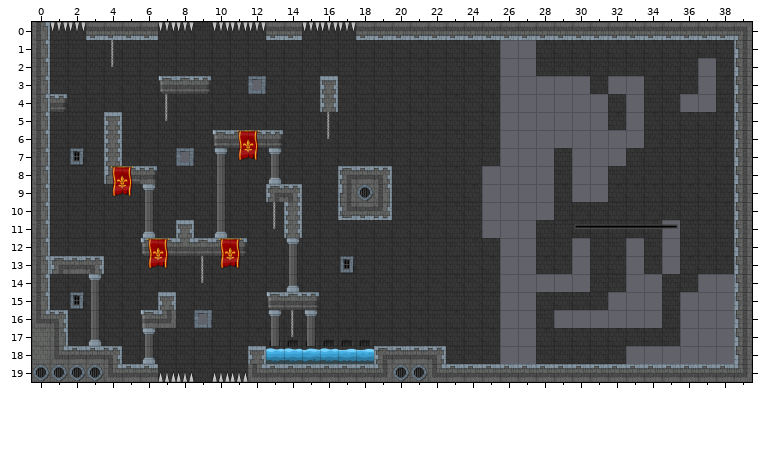
Two versions of a level (Tiled map, assets/tilemaps/source/joust-alpha-1a.tmx). The picture above was drawn from the file before the commit.
Cells are 64x64 px. Shown: x 0..39, y 0..19.
After the commit:
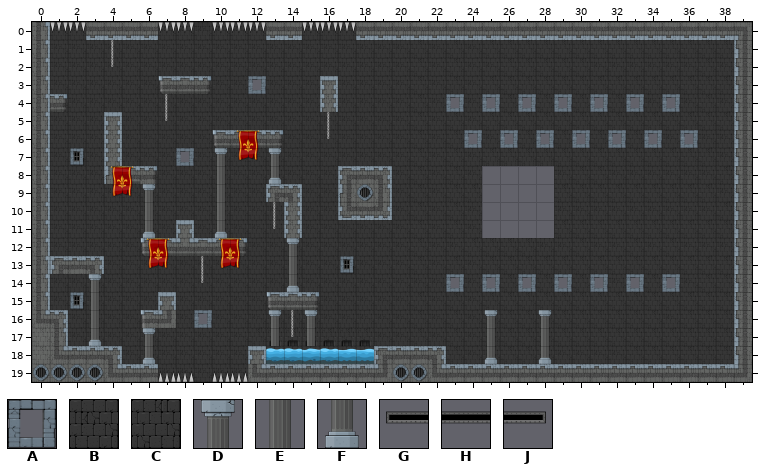
Key: from "skin1-tileset": A 39, B 64, C 80, D 101, E 117, F 133, G 181, H 182, J 183.
_ is an empty cell.
Changes in this commit:
Layer "bg":
The author put tile B in row 4 at x 36.
Tile B becomes tile C in row 18 at x 28.
The author put tile C in row 1 at x 26 to 27; in row 2 at x 26 to 27 and 37; in row 3 at x 26 to 30, 32 to 33 and 37; in row 4 at x 26, 28, 30 and 37; in row 5 at x 26 to 31 and 33; in row 6 at x 27, 29, 31 and 33.
The author put tile C in row 7 at x 26 to 28 and 30 to 32; in rows 8 to 9 at x 30 to 31; in row 11 at x 35; in rows 12 to 13 at x 26 to 27, 30, 33 and 35; in row 14 at x 26, 28, 30, 34 and 37 to 38; in row 15 at x 26 to 27, 32 to 34 and 36 to 38.
The author put tile C in row 16 at x 26 to 27, 29 to 34 and 36 to 38; in row 17 at x 26 to 27 and 36 to 38; in row 18 at x 26 to 27 and 33 to 38.
The author cleared tile B in row 4 at x 35; in row 6 at x 24, 34 and 36; in row 14 at x 25, 31 and 35.
The author cleared tile C in row 4 at x 23 and 25; in row 11 at x 28; in row 14 at x 23.
Layer "fg":
The author put tile A in row 4 at x 23, 25, 27, 29, 31, 33 and 35; in row 6 at x 24, 26, 28, 30, 32, 34 and 36; in row 14 at x 23, 25, 27, 29, 31, 33 and 35.
The author put tile D in row 16 at x 25 and 28.
The author put tile E in row 17 at x 25 and 28.
The author put tile F in row 18 at x 25 and 28.
The author cleared tile G in row 11 at x 30.
The author cleared tile H in row 11 at x 31 to 34.
The author cleared tile J in row 11 at x 35.
Pixel boxes of the changes (left, top, right, bottom) in both pictures:
changed: (482, 40, 662, 202)
changed: (662, 58, 716, 112)
changed: (446, 94, 464, 112)
changed: (464, 130, 482, 148)
changed: (680, 130, 698, 148)
changed: (482, 220, 734, 364)
changed: (446, 274, 464, 292)
